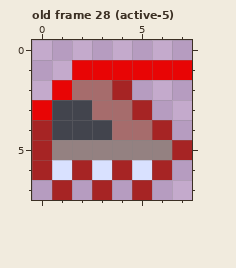
Edited in one commit: pixel-art file (art/ui/resources.ase). The first picture shows the starting point.
8x8 pixels, 31 frames. Shown: old frame 28 (active-5). The commit also changed other frames, which this record leaves out.
After the commit:
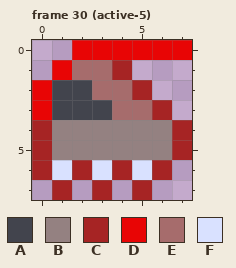
Palette (. is transparent): A #42444d  B #948181  C #a62424  D #e80505  E #a66c6c  F #d9e1ff
A new or re-ordered frame is compared with the old frame closest to it.
Commit: Add active animations for the other two units.
From old to new:
frames 31 -> 37
layer "5/active-3" added
--- frame 30 (active-5) is new; against old frame 28 (active-5), layers "5/active-3", "5/active-1"
@@ x 0..7 @@
-0 ........
-1 ..DDDDDD
-2 .DEEC...
-3 DAAEEC..
-4 CAAAEEC.
+0 ..DDDDDD
+1 .DEEC...
+2 DAAEEC..
+3 DAAAEEC.
+4 CBBBBBBC
 5 CBBBBBBC
Pixel boxes of the changes (left, top, right, bottom) in both pictures:
changed: (32, 40, 192, 140)
